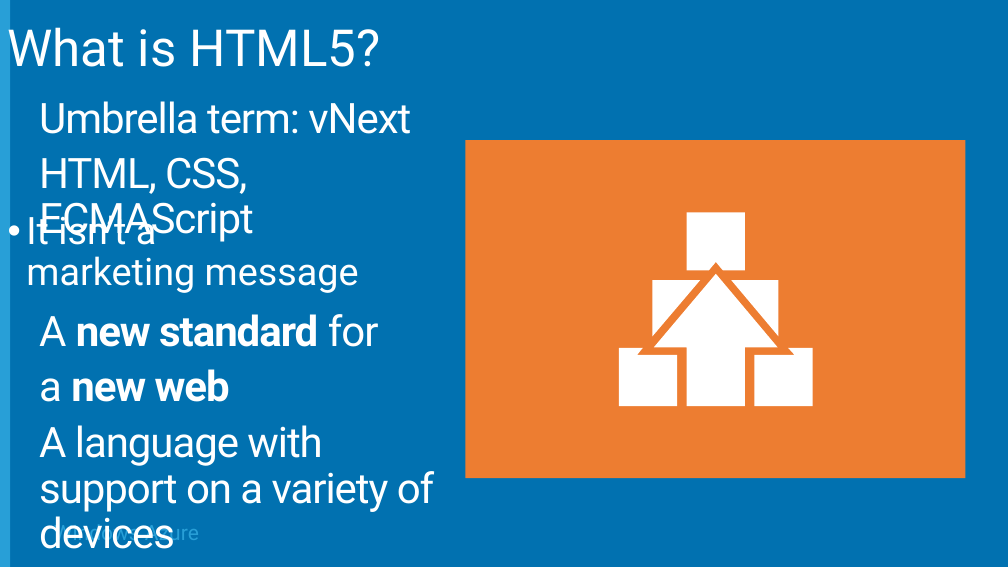
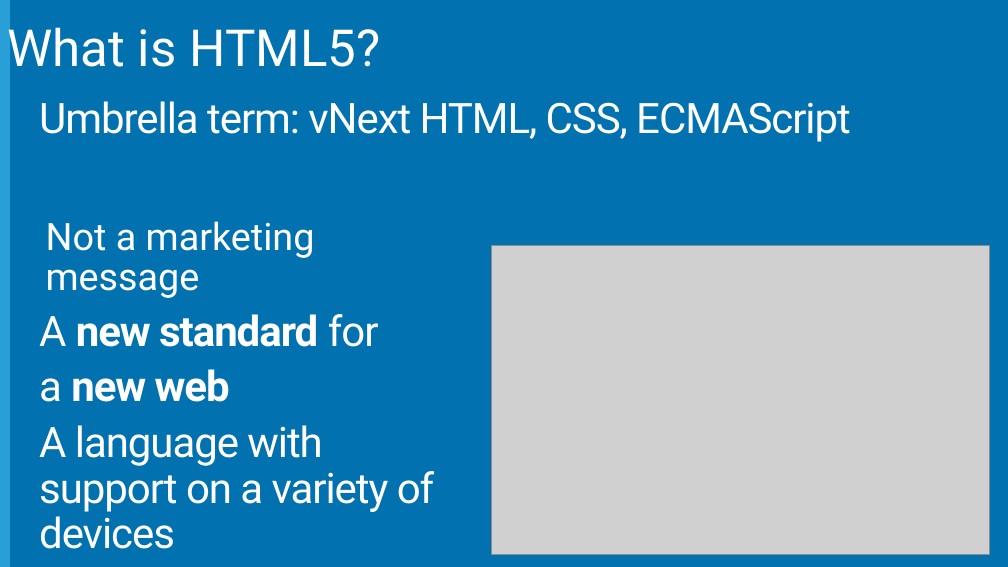
Before and after one commit to Microsoft-Web/DECK-Modern-Web-Front-Ends, a slide deck: slide 5 of 4-Modern-web-front-ends.pptx. Drawn at 1008x567 pixels with LibreOffice and Linux fonts; fonts in the diff are those of the drawing; grey boxes stand for pictures; background and template pictures are left out. Boxes give left, top, right and bottom in pixels: in the first picture for what was removed or moved away, otherwise in the second. Text is boxed around its words. In the diff, an @@ line names an element or a change of style, - is before the commit and + after.

```diff
--- a/4-Modern-web-front-ends.pptx
+++ b/4-Modern-web-front-ends.pptx
@@ text at [39,101,851,142]: text changed @@
-Umbrella term: vNext
-HTML, CSS, ECMAScript
+Umbrella term: vNext HTML, CSS, ECMAScript
@@ rectangle removed at [466,140,966,478] @@
@@ text at [46,221,315,298]: text changed @@
-• It isn’t a
-  marketing message
+Not a marketing message
@@ freeform shape removed at [619,212,813,406] @@
@@ picture added at [492,246,990,554] @@
@@ text removed at [54,521,199,547] @@
-Windows Azure
```
Also in this commit, not shown: 26 other slides changed, 6 slides added, 1 slide removed.
